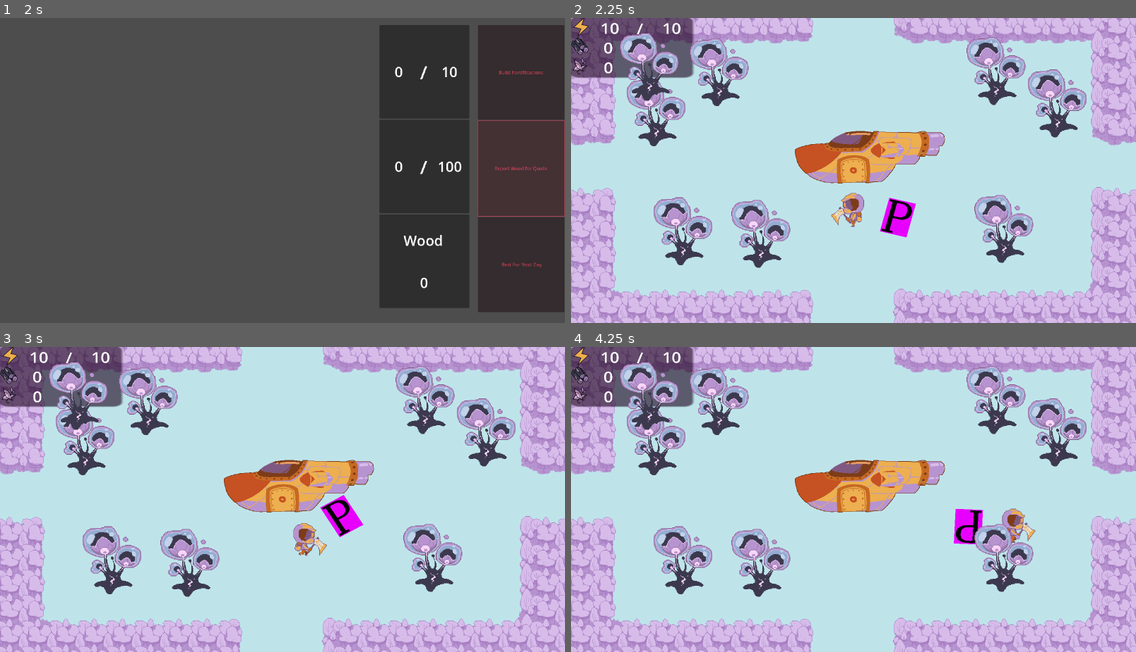
Above: before the commit, frames 1-4 (two rows, left to right).
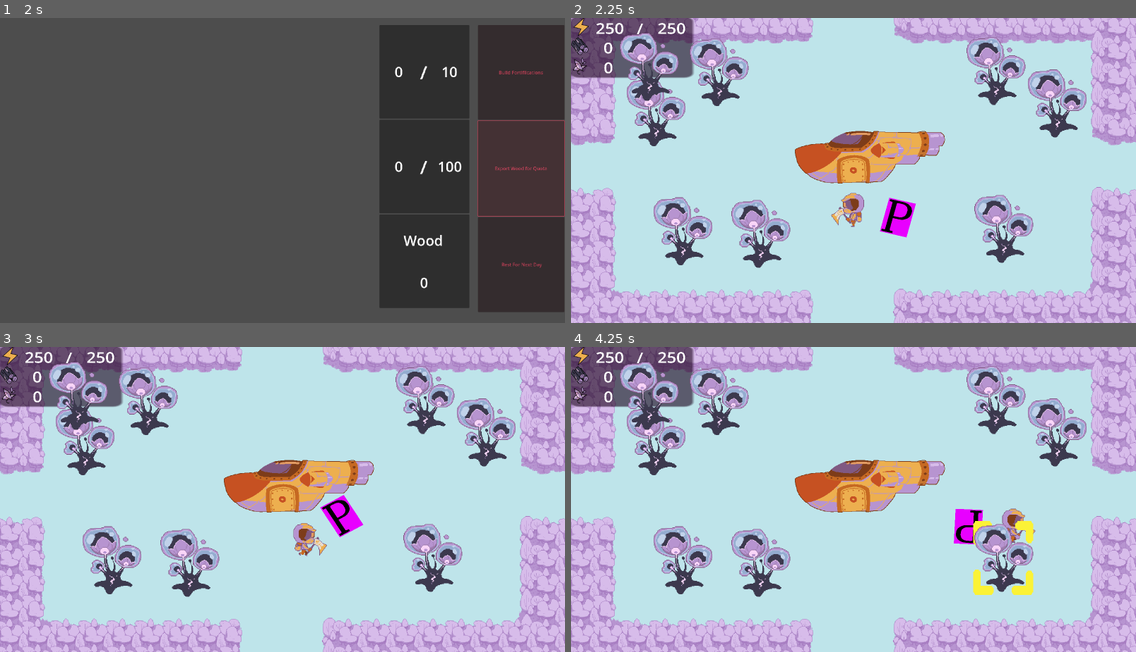
Above: after the commit, the same moments.

Repository: ErdrickBelmont/Buddy_Jam_2024_Team_4
Game: Godot game, scene res://scenes/shipUpgradeScene.tscn
Same seed, same stepped clock (60 frames per second), same inputs: the game is played once before the commit and once after it. This scene is started directly instead of the project's main scene.
Inputs (mouse positions are in pixels of both pictures, inside the frame that each line leads up to):
- Up to frame 1 (2 s): click "Build Fortifiications" at 0.5 s; click "Export Wood for Quota" at 1.25 s
- Up to frame 2 (2.25 s): click "Rest For Next Day" at 2 s
- Up to frame 3 (3 s): tap Enter at 2.75 s; move the mouse to (406, 484) at 2.77 s; hold D (ui_right) from 2.78 s (still down); click (406, 484) at 2.85 s
- Up to frame 4 (4.25 s): keep holding D (ui_right); tap W (ui_up) at 3.02, 3.77 s; move the mouse to (740, 514) at 3.52 s; click (740, 514) at 3.6 s

Frame 1 is identical in both runs. In frame 2, 0.2% of the frame differs, in the area x 4-21%, y 1-6%; in frame 3, 0.2%; in frame 4, 0.8%, in the area x 4-82%, y 1-82%.

Commit message:
removed unfirtalized trees. Also prevented the whole map from resetting daily

Diff:
--- a/BuddyJam2023_Tree_Game/scenes/Choppable_Tree.tscn
+++ b/BuddyJam2023_Tree_Game/scenes/Choppable_Tree.tscn
@@ -47,3 +47,8 @@
 
 [node name="fertilize" type="AudioStreamPlayer2D" parent="."]
 stream = ExtResource("6_kntr2")
+
+[connection signal="area_entered" from="." to="." method="_on_area_entered"]
+[connection signal="area_exited" from="." to="." method="_on_area_exited"]
+[connection signal="mouse_entered" from="." to="." method="_on_mouse_entered"]
+[connection signal="mouse_exited" from="." to="." method="_on_mouse_exited"]
--- a/BuddyJam2023_Tree_Game/scripts/Global_Var.gd
+++ b/BuddyJam2023_Tree_Game/scripts/Global_Var.gd
@@ -38,14 +38,14 @@
 var ship;
 
 #David's variables
-var dic : Dictionary = {"wood": 0,"woodExportTracker": 0, "woodExportCap": 100,"fortificationTracker": 0,"fortificationCost": 10, "energy": 0, "maxEnergy": 10, "fertilizer": 0,"quotaTracker":0, "quota": 100 }
+var dic : Dictionary = {"wood": 0,"woodExportTracker": 0, "woodExportCap": 100,"fortificationTracker": 0,"fortificationCost": 10, "energy": 0, "maxEnergy": 250, "fertilizer": 0,"quotaTracker":0, "quota": 100 }
 
 var base_fortified: bool = false
 
 func _ready():
 	set_var("energy",dic.maxEnergy)
 
-func get_referance(in_val: String) -> int:
+func get_referance(in_val: String):
 	match in_val:
 		"wood":
 			return dic.wood
@@ -67,6 +67,10 @@
 			return dic.fortificationTracker
 		"fortificationCost":
 			return dic.fortificationCost
+		"map":
+			return dic.map
+		"treeDict":
+			return dic.treeDict
 		_:
 			return 0
 
@@ -132,10 +136,20 @@
 	else:
 		return true
 
+func daily_reset():
+	set_var("energy",dic.maxEnergy)
+	base_fortified = false
+	for key in treeDict:
+		var roomList = treeDict.get(key)
+		for tree in roomList:
+			if tree[2] == 3:
+				treeDict.get(key).erase(tree)
+
 func storm_reset():
+	base_fortified = false
 	set_var("energy",dic.maxEnergy)
 	set_var("woodExportTracker",0)
 	set_var("quotaTracker",0)
 	newMapNeeded = true
-	treeDict = {};
+	#treeDict = {};
 	bugDict = {};
--- a/BuddyJam2023_Tree_Game/scripts/areaSpawn.gd
+++ b/BuddyJam2023_Tree_Game/scripts/areaSpawn.gd
@@ -222,7 +222,8 @@
 		y = rng.randi_range(-3400, 2500)
 		bugDict[code].append([x, y]);
 	print(bugDict[code]);
-	Global_Var.bugDict[code] = bugDict[code];
+	if bugDict[code] != null:
+		Global_Var.bugDict[code] = bugDict[code];
 
 #Generates trees
 func generateTrees(code):
--- a/BuddyJam2023_Tree_Game/scripts/shipUpgradeScene.gd
+++ b/BuddyJam2023_Tree_Game/scripts/shipUpgradeScene.gd
@@ -12,6 +12,7 @@
 
 func _on_next_day_pressed():
 	Global_Var.stormCounter -= 1;
+	Global_Var.daily_reset()
 	if(Global_Var.stormCounter <= 0):
 		Global_Var.stormCounter = 3;
 		Global_Var.storm_reset()
--- a/BuddyJam2023_Tree_Game/scripts/tree_targetted.gd
+++ b/BuddyJam2023_Tree_Game/scripts/tree_targetted.gd
@@ -76,14 +76,14 @@
 				if(tree_health == 0):
 					#Change sprite
 					Global_Var.treeDict[room][treeDictIndex][2] = 3;
-					sprite.set_cell(0, Vector2(-1, -1), 1, 3, 0);
+					sprite.set_cell(0, Vector2(-1, -1), 1, Vector2(3, 0));
 					current_tree_state = tree_states.CHOPPED
 					print("trees been chopped")
 			tree_states.CHOPPED:
 				if(Global_Var.dic.fertilizer > 0):
 					#Change sprite
 					Global_Var.treeDict[room][treeDictIndex][2] = 4;
-					sprite.set_cell(0, Vector2(-1, -1), 1, 4, 0);
+					sprite.set_cell(0, Vector2(-1, -1), 1, Vector2(4, 0));
 					fertilize.play()
 					current_tree_state = tree_states.FIRTALIZED
 					print("fertilized")
